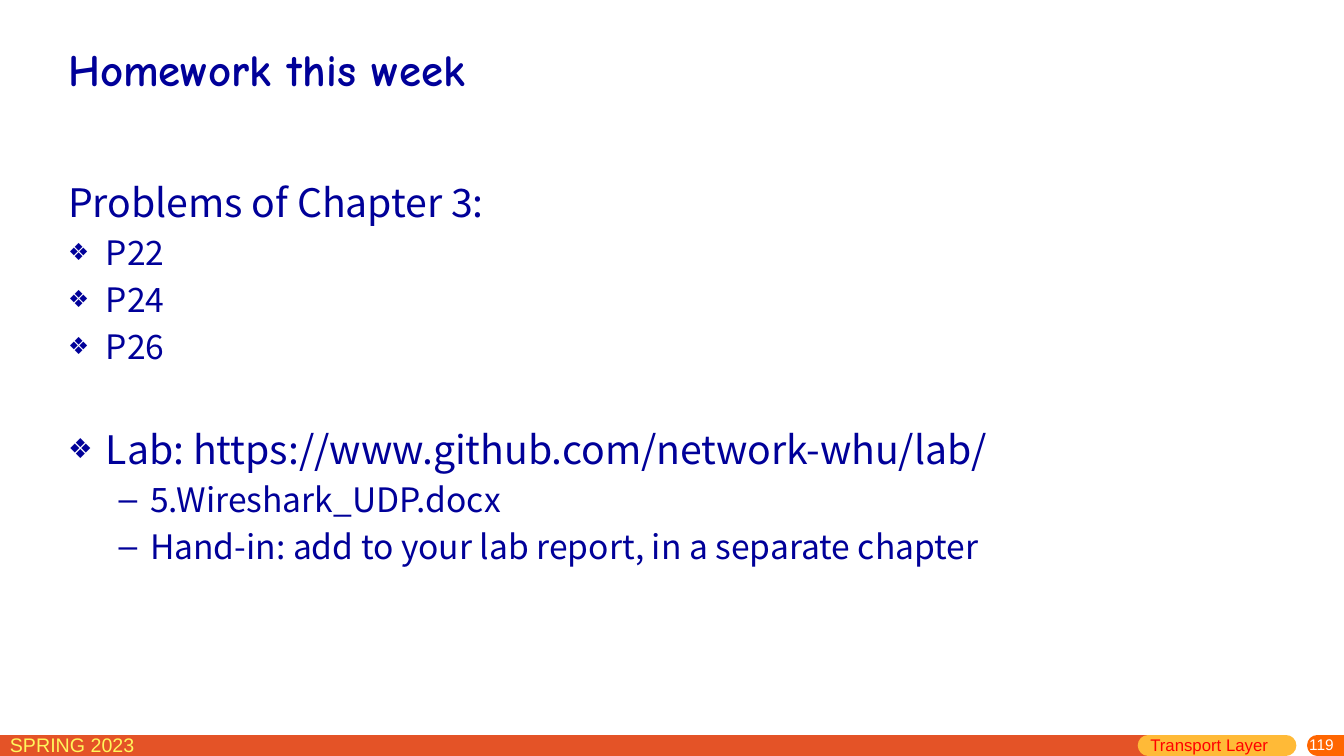
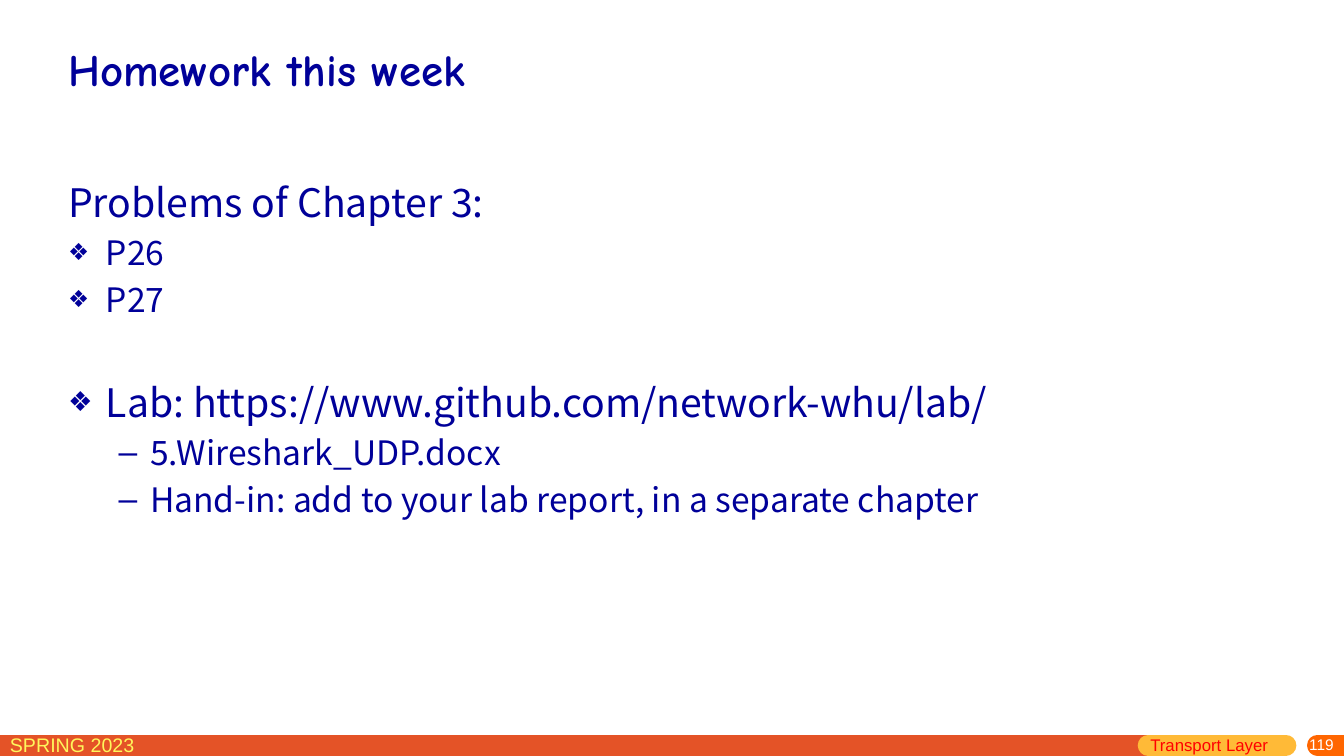
Before and after one commit to network-whu/slides, a slide deck: slide 119 of pptx/chapter3.pptx. Drawn at 1344x756 pixels with LibreOffice and Linux fonts; fonts in the diff are those of the drawing. Boxes give left, top, right and bottom in pixels: in the first picture for what was removed or moved away, otherwise in the second. Text is boxed around its words. In the diff, an @@ line names an element or a change of style, - is before the commit and + after.

Commit message:
week 7

```diff
--- a/pptx/chapter3.pptx
+++ b/pptx/chapter3.pptx
@@ text at (106,240,165,312): paragraphs removed @@
-❖ P22
-❖ P24
@@ text at (106,287,165,312): paragraph added @@
+❖ P27
```
